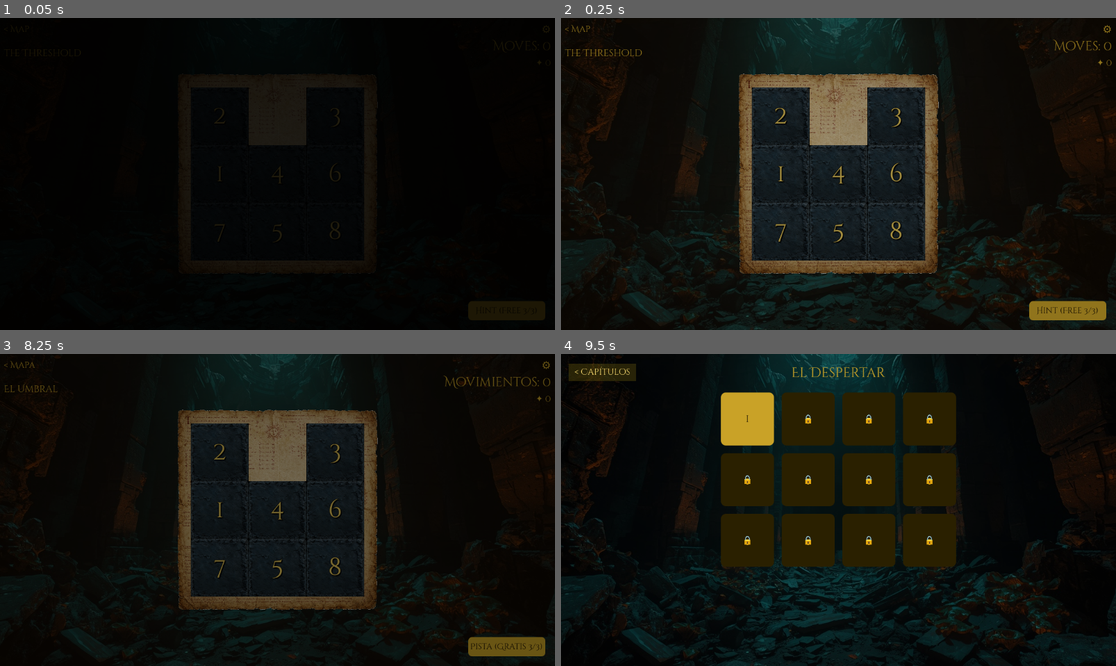
Above: before the commit, frames 1-4 (two rows, left to right).
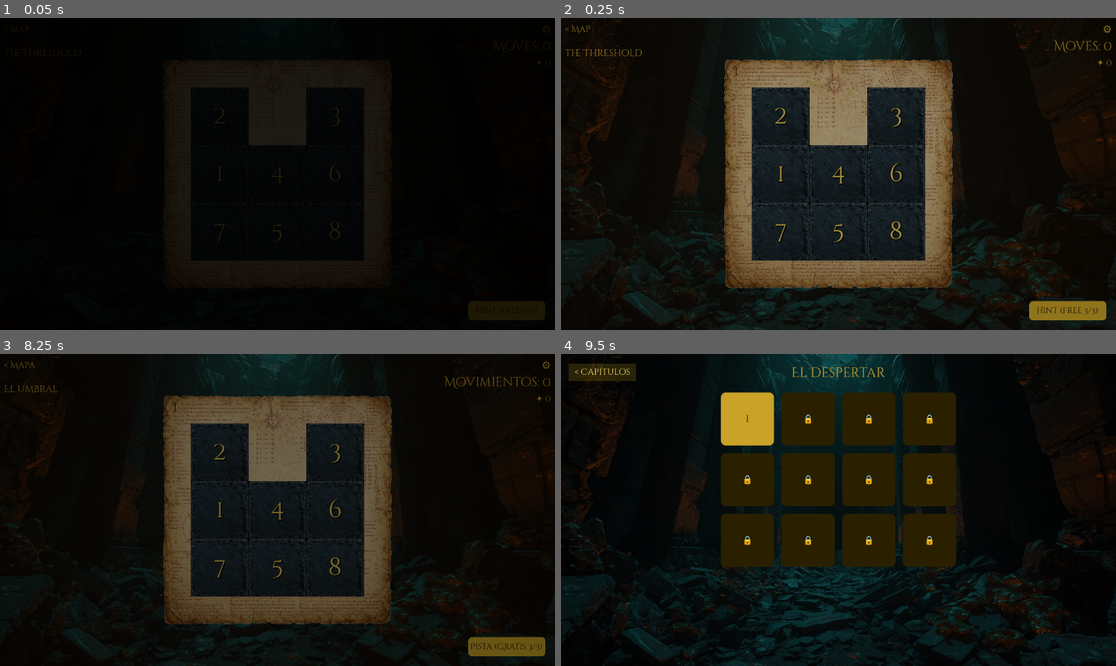
Above: after the commit, the same moments.

Repository: teologoeretico1975/LeTavoleDiAshan
Game: Godot game, scene res://scenes/game/GameBoard.tscn
Two runs of this game, one before a commit and one after it. Both use one fixed random seed, a clock stepped at 60 frames per second and the inputs below. This scene is started directly instead of the project's main scene.
Inputs:
- Up to frame 1 (0.05 s): no input
- Up to frame 2 (0.25 s): no input
- Up to frame 3 (8.25 s): click "⚙" at 0.5 s; click "IT" at 1.25 s; click "EN" at 2 s; click "ES" at 2.75 s; click "IT" at 3.5 s; click "EN" at 4.25 s; click "ES" at 5 s; click "IT" at 5.75 s; click "EN" at 6.5 s; click "ES" at 7.25 s; click "< Back" at 8 s
- Up to frame 4 (9.5 s): click "< Mapa" at 8.75 s

The runs differ from the first frame. In frame 1, 0.4% of the frame differs, in the area x 31-70%, y 14-83%; in frame 2, 10%, in the area x 29-71%, y 13-87%; in frame 3, 9.2%; in frame 4, nothing differs.

Commit message:
Replace BoardBackground with parchment texture, increase padding
- board_parchment.png replaces stonetile256x256.png as BoardBackground
- modulate reset to Color(1,1,1,1) — parchment uses its own colors
- BG_PADDING 30 -> 60px for visible parchment border around tile grid

Co-Authored-By: Claude Sonnet 4.6 <noreply@anthropic.com>

Diff:
--- a/scripts/ui/GameBoard.gd
+++ b/scripts/ui/GameBoard.gd
@@ -401,7 +401,7 @@
 	add_child(_board_container)
 
 	# Sfondo pietra: padding attorno all'area tile per contenere i bordi visivi delle tile.
-	const BG_PADDING: float = 30.0
+	const BG_PADDING: float = 60.0
 	var bg_tex := ResourceLoader.load("res://assets/texture/board_parchment.png") as Texture2D
 	if bg_tex != null:
 		var bg_size := Vector2(board_px + BG_PADDING * 2.0, board_px + BG_PADDING * 2.0)
